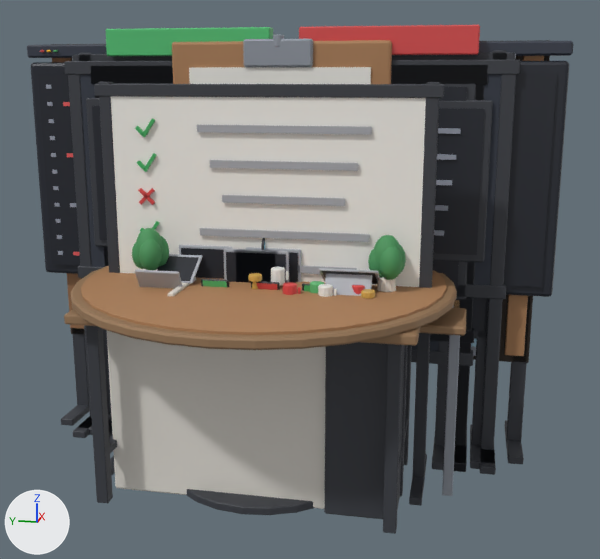
A saved change to the glTF model mcp-servers/agent-office/web/models/stations.glb.
The view is the same before and after, from a camera (50 mm lens) standing at (-3.46, -0.97, 2.03) and looking at (0.51, -0.18, 1.04). Every picture has the same lights, and +X, +Y and +Z are marked at lower left. The older version comes first.

Names of what the first picture shows: 'QABench', 'QACheckboard', 'QAClipboard', 'QADeviceWall', 'QAMatrix', 'QAMonitorWall', 'ReviewCockpit', 'ReviewDiffScreen', 'ReviewDiffSplit', 'ReviewFlowBoard', 'ReviewHuddle', 'ReviewWall' and 1 more.
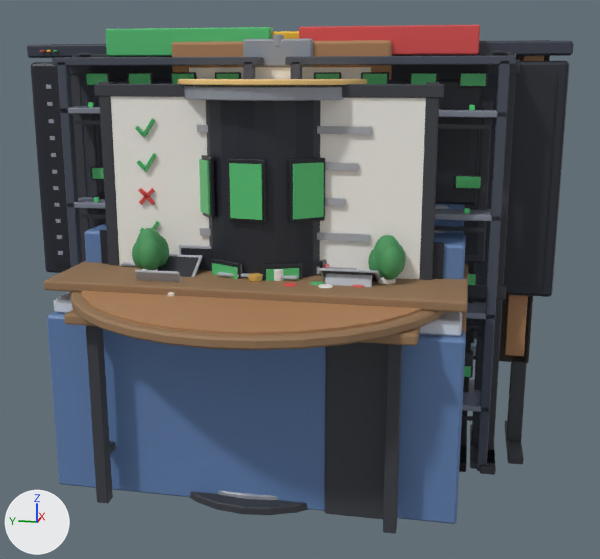
The edits, one by one:
Material 'LedBad' (mat_ledbad) is new.
Its base color is (0.871, 0.0802, 0.0802) (red #f05050).
Its roughness is 0.3.
Material 'RackShelf' (mat_rackshelf) is new.
Its base color is (0.223, 0.246, 0.305) (grey #828896).
Material 'RackMetal' (mat_rackmetal) is new.
Its base color is (0.0612, 0.0723, 0.102) (greyish blue #464c5a).
Material 'Cable' (mat_cable) is new.
Its base color is (0.0212, 0.0232, 0.0296) (dark grey #282a30).
Its roughness is 0.8.
Material 'Safety' (mat_safety) is new.
Its base color is (0.871, 0.515, 0.0319) (yellow #f0be32).
Material 'LedOK' (mat_ledok) is new.
Its base color is (0.0976, 0.716, 0.223) (green #58dc82).
Its roughness is 0.3.
Material 'ConsoleDeck' (mat_consoledeck) is new.
Its base color is (0.672, 0.716, 0.807) (white #d6dce8).
Material 'ConsoleBody' (mat_consolebody) is new.
Its base color is (0.117, 0.216, 0.434) (blue #6080b0).
Material 'LampYel' (mat_lampyel) is new.
Its base color is (0.871, 0.515, 0.0319) (yellow #f0be32).
Its roughness is 0.3.
Mesh me_qalogstation is new.
It has 880 vertices, 1524 faces and spans x 0.1..0.95, y -1.02..1.02, z 0.0..2.01.
It uses material mat_benchtop (brown #967656).
It uses material mat_metal (grey #969ca6).
It uses material mat_bezel (dark grey #242832).
It uses material mat_editorbg (black #1e222c).
It uses material mat_screenok (green #58c478).
It uses material mat_codegrey (grey #969caa).
It uses material mat_screenbad (red #e05252).
It uses material mat_laptopbody (grey #b0b4bc).
It uses material mat_phonebody (black #22242a).
It uses material mat_mugw222 (red #de4a4a).
Mesh me_qadevicetower is new.
It has 1232 vertices, 2256 faces and spans x 0.08..1.32, y -0.62..0.62, z 0.0..2.01.
Faces by material slot: [472, 188, 252, 1056, 240, 48].
It uses material mat_metal (grey #969ca6).
It uses material mat_bezel (dark grey #242832).
It uses material mat_led (beige #ffd68c).
It uses material mat_phonebody (black #22242a).
It uses material mat_screenok (green #58c478).
It uses material mat_screenbad (red #e05252).
Mesh me_qadevicerack is new.
It has 1800 vertices, 3108 faces and spans x 0.68..1.08, y -1.17..1.17, z 0.0..2.25.
It uses material mat_rackmetal (greyish blue #464c5a).
It uses material mat_rackshelf (grey #828896).
It uses material mat_phonebody (black #22242a).
It uses material mat_screenok (green #58c478).
It uses material mat_ledok (green #58dc82).
It uses material mat_screenbad (red #e05252).
It uses material mat_ledbad (red #f05050).
It uses material mat_cable (dark grey #282a30).
It uses material mat_safety (yellow #f0be32).
Mesh me_qacontrolpanel is new.
It has 1520 vertices, 2856 faces and spans x 0.1..1.0, y -1.0..1.0, z 0.0..1.86.
Faces by material slot: [132, 44, 884, 1024, 260, 248, 264].
It uses material mat_consolebody (blue #6080b0).
It uses material mat_consoledeck (white #d6dce8).
It uses material mat_screenok (green #58c478).
It uses material mat_codegrey (grey #969caa).
It uses material mat_screenbad (red #e05252).
It uses material mat_lampyel (yellow #f0be32).
It uses material mat_editorbg (black #1e222c).
Object 'QALogStation' (ob_qalogstation) is new; it shows me_qalogstation.
Its location is (0.0, 0.0, 0.0).
Object 'QADeviceTower' (ob_qadevicetower) is new; it shows me_qadevicetower.
Its location is (0.0, 0.0, 0.0).
Object 'QADeviceRack' (ob_qadevicerack) is new; it shows me_qadevicerack.
Its location is (0.0, 0.0, 0.0).
Object 'QAControlPanel' (ob_qacontrolpanel) is new; it shows me_qacontrolpanel.
Its location is (0.0, 0.0, 0.0).

Pixel boxes (x1, y1, x2, y2) of what changed, in the pictures (600 x 559 px):
'QAControlPanel', added
    after: (47, 204, 466, 524)
    faces in mat_consolebody (blue #6080b0): (47, 204, 466, 524)
    faces in mat_consoledeck (white #d6dce8): (54, 291, 462, 337)
    faces in mat_editorbg (black #1e222c): (100, 230, 444, 279)
'QADeviceTower', added
    after: (178, 79, 367, 500)
    faces in mat_bezel (dark grey #242832): (206, 100, 321, 279)
    faces in mat_screenok (green #58c478): (199, 159, 324, 281)
    faces in mat_metal (grey #969ca6): (184, 86, 344, 500)
    faces in mat_phonebody (black #22242a): (201, 155, 327, 280)
    faces in mat_led (beige #ffd68c): (178, 79, 367, 85)
'QADeviceRack', added (mostly hidden)
    after: (52, 31, 516, 471)
    faces in mat_rackmetal (greyish blue #464c5a): (52, 56, 516, 471)
    faces in mat_rackshelf (grey #828896): (60, 106, 507, 412)
    faces in mat_screenok (green #58c478): (86, 74, 486, 377)
    faces in mat_phonebody (black #22242a): (85, 72, 488, 378)
    faces in mat_cable (dark grey #282a30): (75, 120, 490, 421)
'QALogStation', added
    after: (44, 79, 482, 313)
    faces in mat_benchtop (brown #967656): (44, 261, 468, 313)
    faces in mat_editorbg (black #1e222c): (436, 88, 473, 198)
    faces in mat_bezel (dark grey #242832): (93, 79, 482, 205)
    faces in mat_laptopbody (grey #b0b4bc): (217, 271, 326, 280)
'ReviewDiffSplit', unchanged, covered by the edit
    before: (27, 41, 573, 509)
    after: (27, 41, 573, 297)
'QAMonitorWall', unchanged, covered by the edit
    before: (64, 60, 520, 475)
    after: (70, 60, 520, 475)
'ReviewDiffScreen', unchanged, covered by the edit
    before: (101, 78, 476, 470)
    after: (110, 78, 467, 287)
'ReviewFlowBoard', unchanged, covered by the edit
    before: (91, 71, 488, 472)
